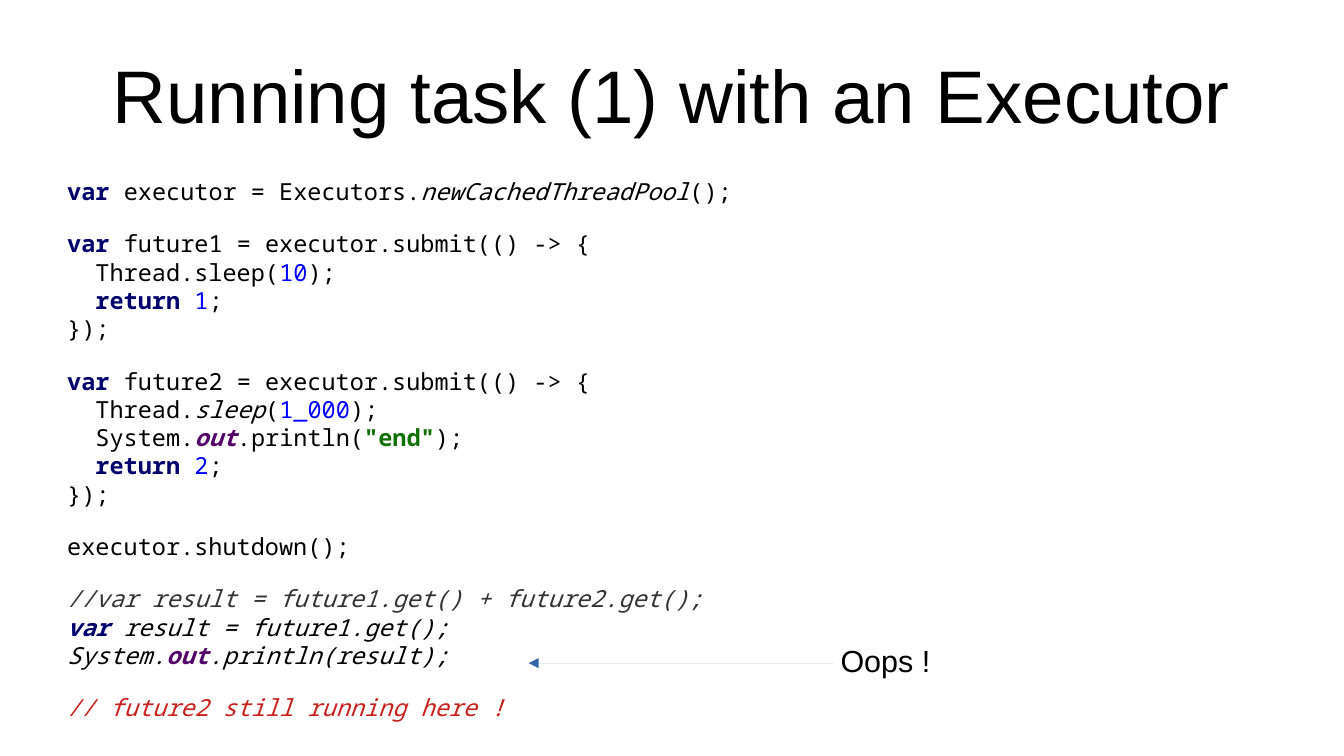
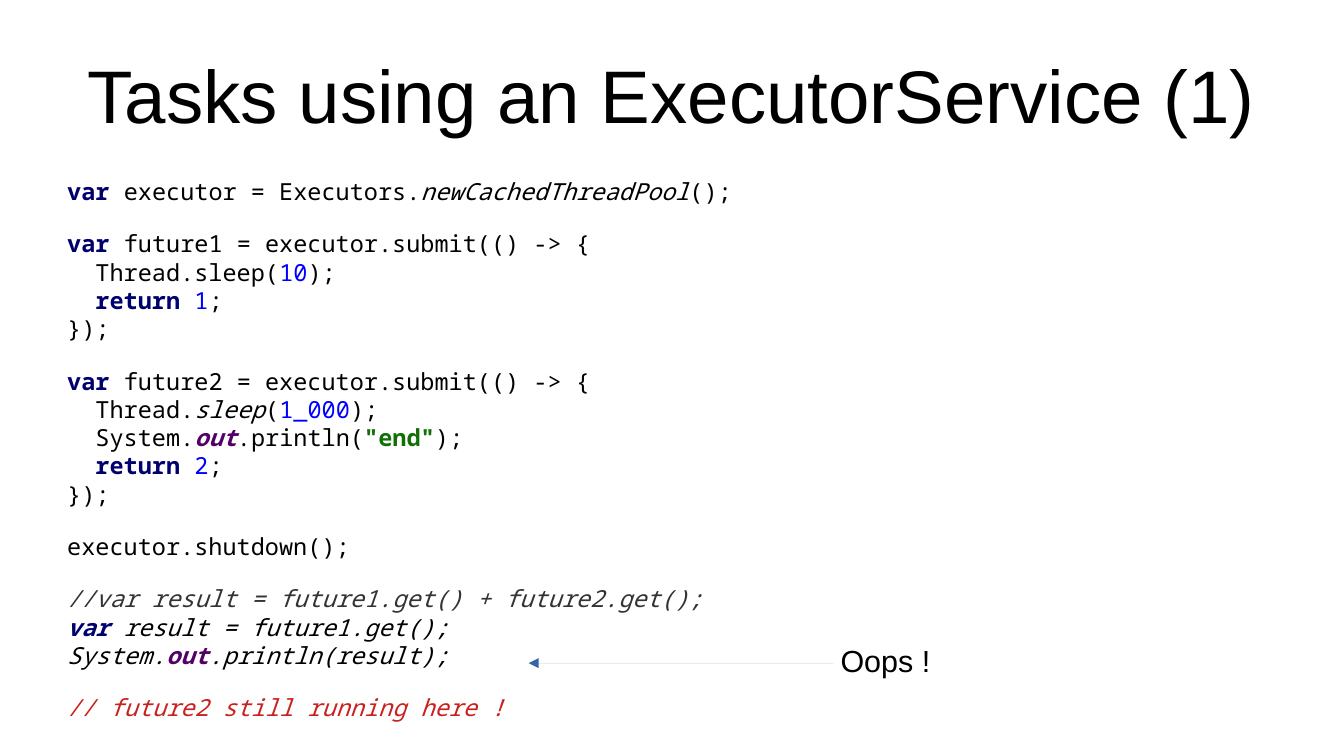
Before and after one commit to forax/loom-fiber, a slide deck: slide 46 of loom is looming.odp. Drawn at 1344x756 pixels with LibreOffice and Linux fonts; fonts in the diff are those of the drawing. Boxes give left, top, right and bottom in pixels: in the first picture for what was removed or moved away, otherwise in the second. Text is boxed around its words. In the diff, an @@ line names an element or a change of style, - is before the commit and + after.

```diff
--- a/loom is looming.odp
+++ b/loom is looming.odp
@@ title at <box>88,69,1254,137</box>: text changed @@
-Running task (1) with an Executor
+Tasks using an ExecutorService (1)
```
Also in this commit, not shown: 10 other slides changed, 1 other file.
